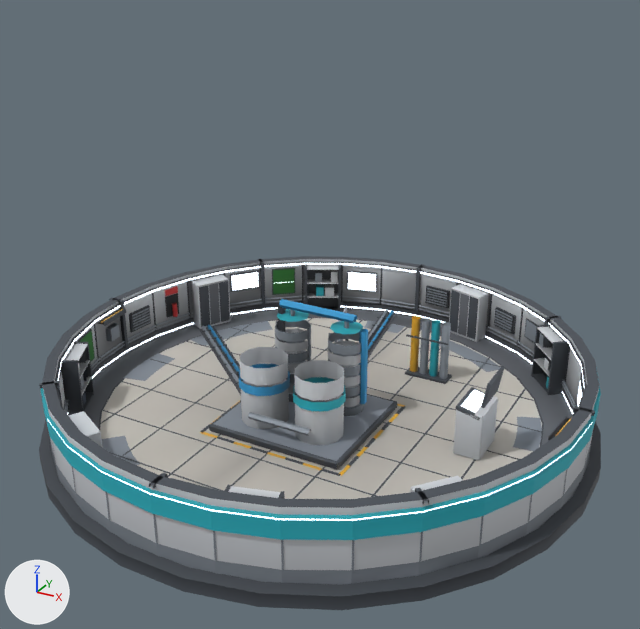
What one commit did to the glTF model assets/models/oxygen_plant_m_far.glb.
Rendered twice from a camera (50 mm lens) standing at (7.31, -13.32, 8.74) and looking at (0.23, -0.44, 2.3). Every picture has the same lights, and +X, +Y and +Z are marked at lower left. The older version comes first.

Script lines for the objects in view, before the commit:
```python
me_base = bpy.data.meshes.new('Base')
me_base.from_pydata(...)  # 3143 vertices, 3216 faces; spans x -5.27..5.27, y -5.27..5.27, z -0.2..1.4
# faces by material slot: [3008, 208]
me_base.materials.append(mat_palette_001)
me_base.materials.append(mat_lightstrip_001)
me_interior = bpy.data.meshes.new('Interior')
me_interior.from_pydata(...)  # 1138 vertices, 1054 faces; spans x -4.43..4.19, y -4.22..4.78, z 0.14..2.23
# faces by material slot: [6, 1048]
me_interior.materials.append(mat_lightstrip_001)
me_interior.materials.append(mat_palette_001)
ob_base = bpy.data.objects.new('Base', me_base)
ob_base.location = (0.0, 0.0, 0.0)
ob_interior = bpy.data.objects.new('Interior', me_interior)
ob_interior.location = (0.0, 0.0, 0.0)
```
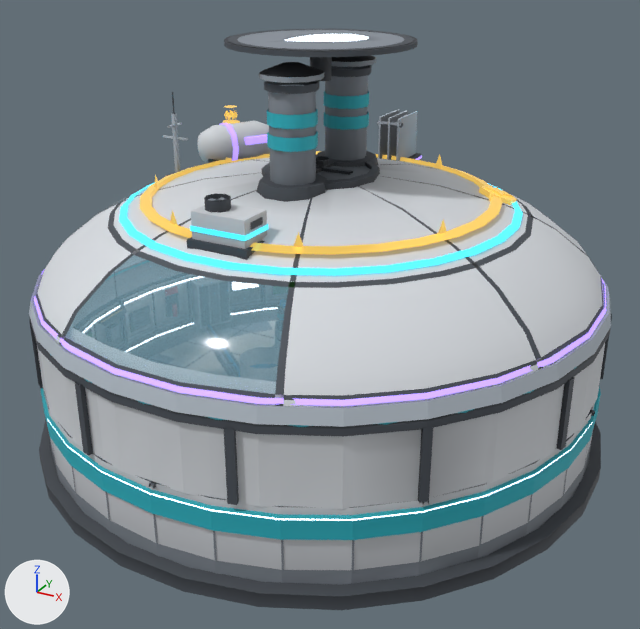
Changed parts and their boxes (x1, y1, x2, y2) in the pictures (640 x 629 px):
'Roof', added
    after: (29, 29, 612, 509)
    faces in mat_palette_001: (29, 29, 612, 509)
    faces in mat_lightstrip_001: (286, 34, 369, 41)
'L2', added
    after: (29, 92, 611, 427)
'L4', added
    after: (34, 109, 606, 406)
    faces in mat_l4band_001: (34, 123, 606, 406)
    faces in mat_palette_001: (197, 109, 421, 165)
'L3', added
    after: (119, 156, 523, 275)
    faces in mat_l3band_001: (119, 183, 523, 275)
    faces in mat_palette_001: (187, 156, 331, 260)
'L5', added
    after: (140, 105, 517, 254)

What changed in the scene script:
```text
Add mat_glass_001:
    mat_glass_001 = bpy.data.materials.new('Glass.001')
    # nodes: BsdfPrincipled, Math, Mix, OutputMaterial, VertexColor
    # colours: cyan #9fd4ea, mixed with the vertex colours
Add mat_l5gold_001:
    mat_l5gold_001 = bpy.data.materials.new('L5Gold.001')
    # nodes: BsdfPrincipled, Mix, OutputMaterial, VertexColor
    # colours: orange #cba650, orange #ffd166, mixed with the vertex colours
Add mat_l4band_001:
    mat_l4band_001 = bpy.data.materials.new('L4Band.001')
    # nodes: BsdfPrincipled, Mix, OutputMaterial, VertexColor
    # colours: purple #aa8eff, purple #a78bfa, mixed with the vertex colours
Add mat_l3band_001:
    mat_l3band_001 = bpy.data.materials.new('L3Band.001')
    # nodes: BsdfPrincipled, Mix, OutputMaterial, VertexColor
    # colours: cyan #3ee0ff, mixed with the vertex colours
Add me_roof_001:
    me_roof_001.from_pydata(...)  # 1920 vertices, 2539 faces; spans x -5.1..5.1, y -5.1..5.1, z 1.38..7.03
    # faces by material slot: [2401, 54, 84]
    me_roof_001.materials.append(mat_palette_001)
    me_roof_001.materials.append(mat_glass_001)
    me_roof_001.materials.append(mat_lightstrip_001)
Add me_l5:
    me_l5.from_pydata(...)  # 216 vertices, 244 faces; spans x -3.24..3.13, y -3.13..3.13, z 4.08..5.36
    # faces by material slot: [226, 18]
    me_l5.materials.append(mat_l5gold_001)
    me_l5.materials.append(mat_palette_001)
Add me_l4:
    me_l4.from_pydata(...)  # 194 vertices, 226 faces; spans x -5.0..5.0, y -5.0..5.0, z 2.97..5.24
    # faces by material slot: [94, 132]
    me_l4.materials.append(mat_l4band_001)
    me_l4.materials.append(mat_palette_001)
Add me_l3:
    me_l3.from_pydata(...)  # 151 vertices, 148 faces; spans x -3.48..3.48, y -3.48..3.48, z 4.15..5.03
    # faces by material slot: [64, 84]
    me_l3.materials.append(mat_l3band_001)
    me_l3.materials.append(mat_palette_001)
Add me_l2_001:
    me_l2_001.from_pydata(...)  # 124 vertices, 150 faces; spans x -5.1..5.1, y -5.1..5.1, z 2.72..5.91
    me_l2_001.materials.append(mat_palette_001)
Add ob_roof:
    ob_roof = bpy.data.objects.new('Roof', me_roof_001)
    ob_roof.location = (0.0, 0.0, 0.0)
Add ob_l5:
    ob_l5 = bpy.data.objects.new('L5', me_l5)
    ob_l5.location = (0.0, 0.0, 0.0)
Add ob_l4:
    ob_l4 = bpy.data.objects.new('L4', me_l4)
    ob_l4.location = (0.0, 0.0, 0.0)
Add ob_l3:
    ob_l3 = bpy.data.objects.new('L3', me_l3)
    ob_l3.location = (0.0, 0.0, 0.0)
Add ob_l2:
    ob_l2 = bpy.data.objects.new('L2', me_l2_001)
    ob_l2.location = (0.0, 0.0, 0.0)
```
